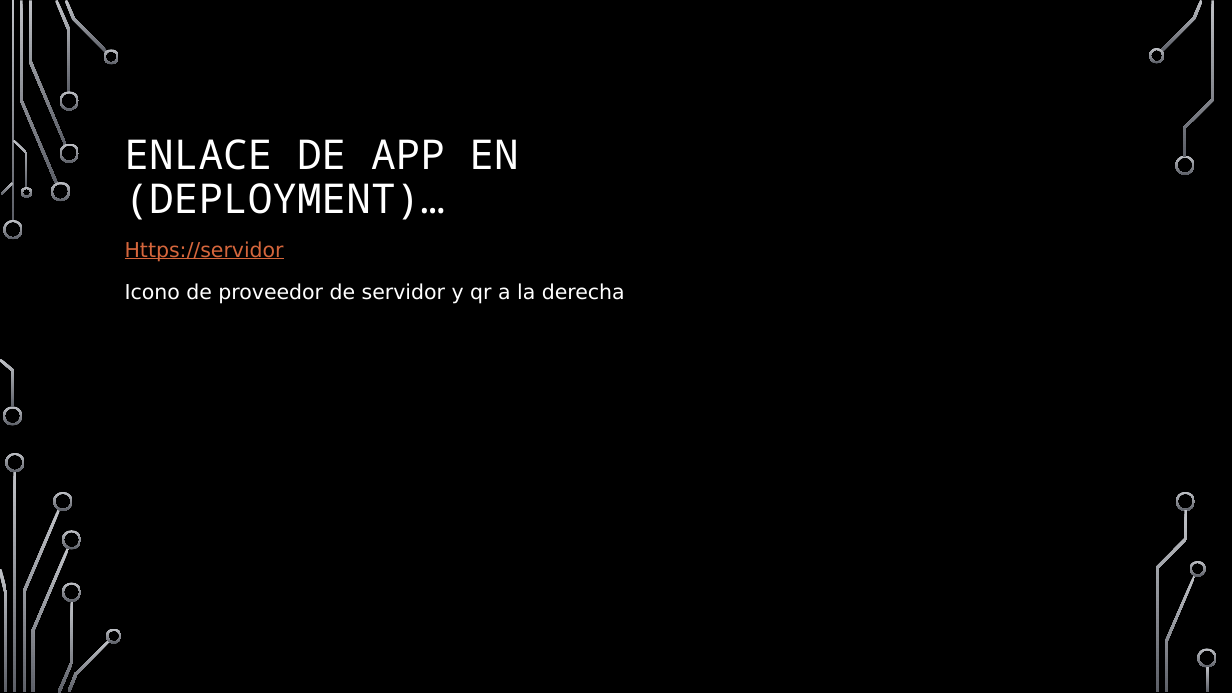
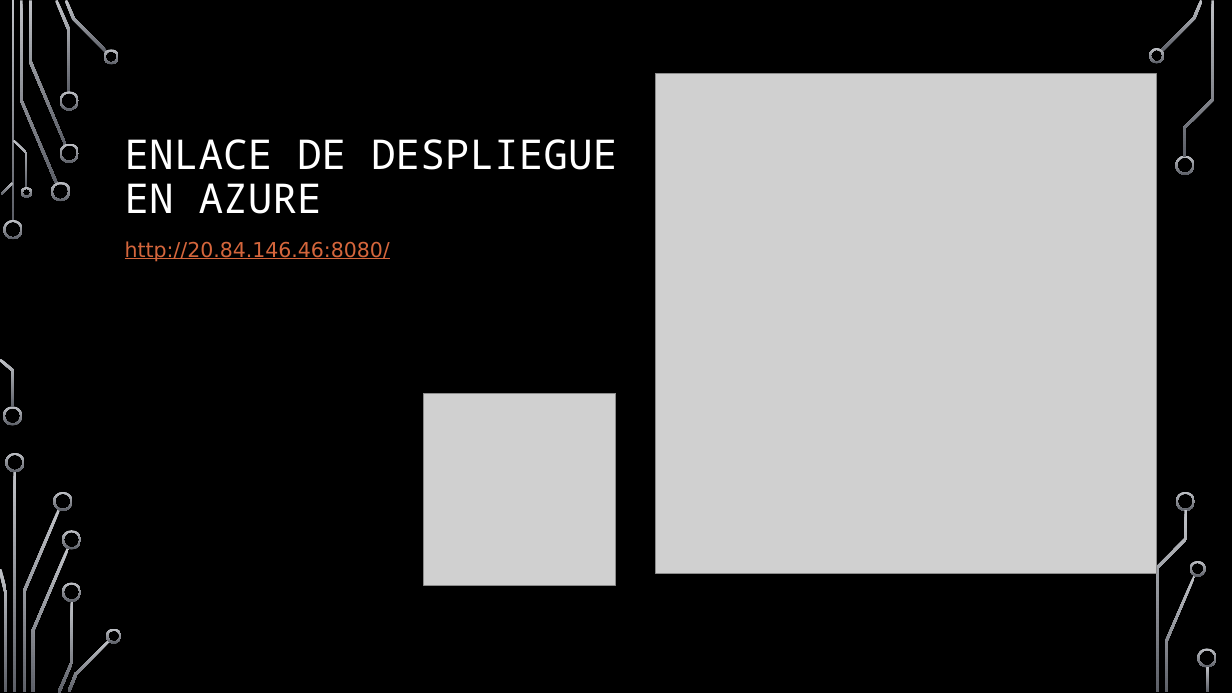
Before and after one commit to BrunoPCH/ProyectoBeduModuloNodeEquipo1, a slide deck: slide 3 of requerimentos/Planificación.pptx. Drawn at 1232x693 pixels with LibreOffice and Linux fonts; fonts in the diff are those of the drawing; grey boxes stand for pictures; background and template pictures are left out. Boxes give left, top, right and bottom in pixels: in the first picture for what was removed or moved away, otherwise in the second. Text is boxed around its words. In the diff, an @@ line names an element or a change of style, - is before the commit and + after.

```diff
--- a/requerimentos/Planificación.pptx
+++ b/requerimentos/Planificación.pptx
@@ picture added at [656, 73, 1156, 573] @@
@@ title at [125, 139, 617, 214]: text changed @@
-ENLACE DE APP EN (DEPLOYMENT)…
+ENLACE DE DESPLIEGUE
+EN AZURE
@@ text at [125, 241, 390, 262]: text changed; text colour #FFFFFF to #D5663C @@
-Https://servidor
-Icono de proveedor de servidor y qr a la derecha
+http://20.84.146.46:8080/
@@ picture added at [424, 393, 616, 585] @@
```
Also in this commit, not shown: 1 other slide changed, 3 other files.
